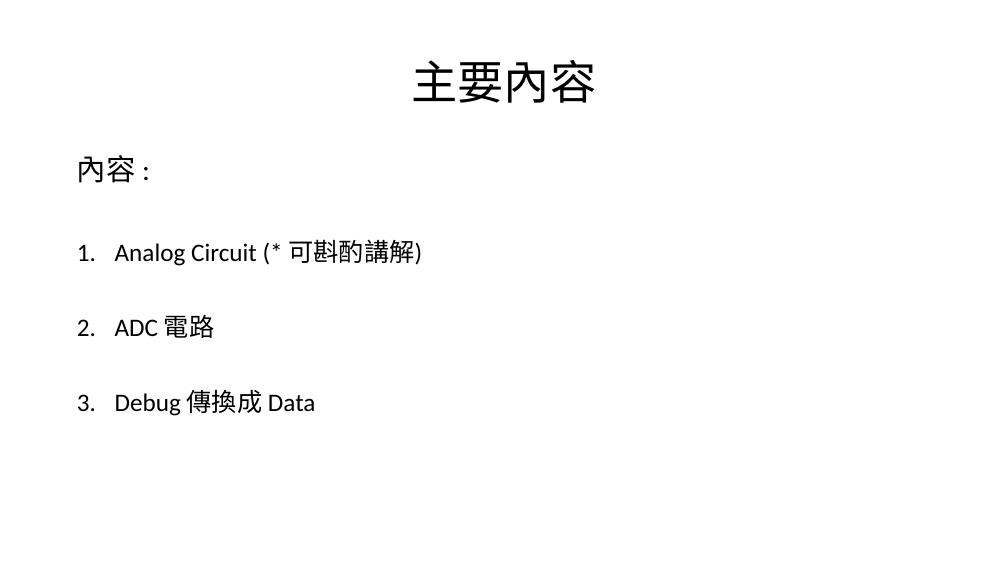
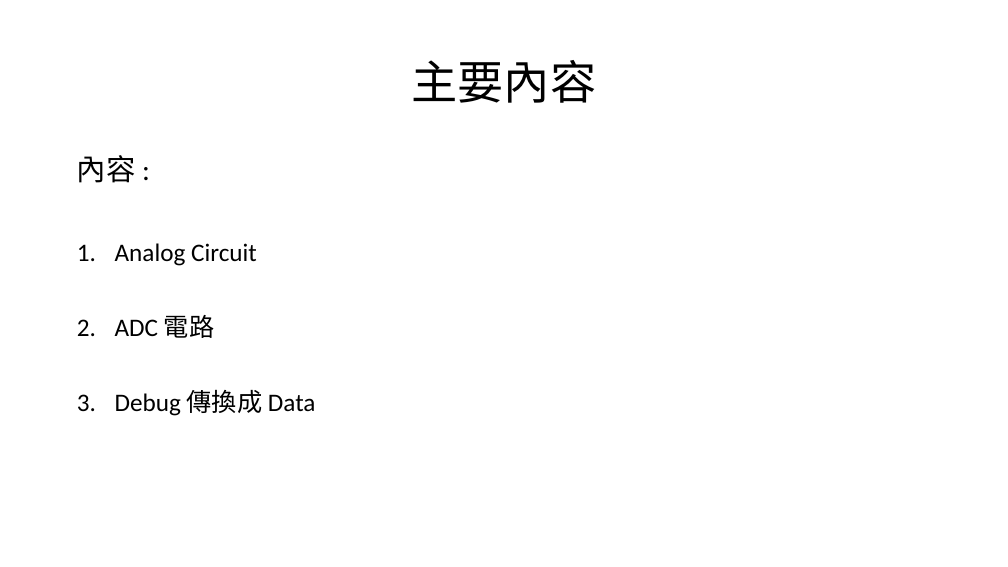
Before and after one commit to a0910281835/Summrary_PDF, a slide deck: slide 6 of Project_Summary_pdf/Project_Summary.pptx. Drawn at 1008x567 pixels with LibreOffice and Linux fonts; fonts in the diff are those of the drawing. Boxes give left, top, right and bottom in pixels: in the first picture for what was removed or moved away, otherwise in the second. Text is boxed around its words. In the diff, an @@ line names an element or a change of style, - is before the commit and + after.

```diff
--- a/Project_Summary_pdf/Project_Summary.pptx
+++ b/Project_Summary_pdf/Project_Summary.pptx
@@ text at (115, 243, 257, 266): text changed @@
-1. Analog Circuit (* 可斟酌講解)
+1. Analog Circuit
```
Also in this commit, not shown: 4 other slides changed, 2 slides added.
